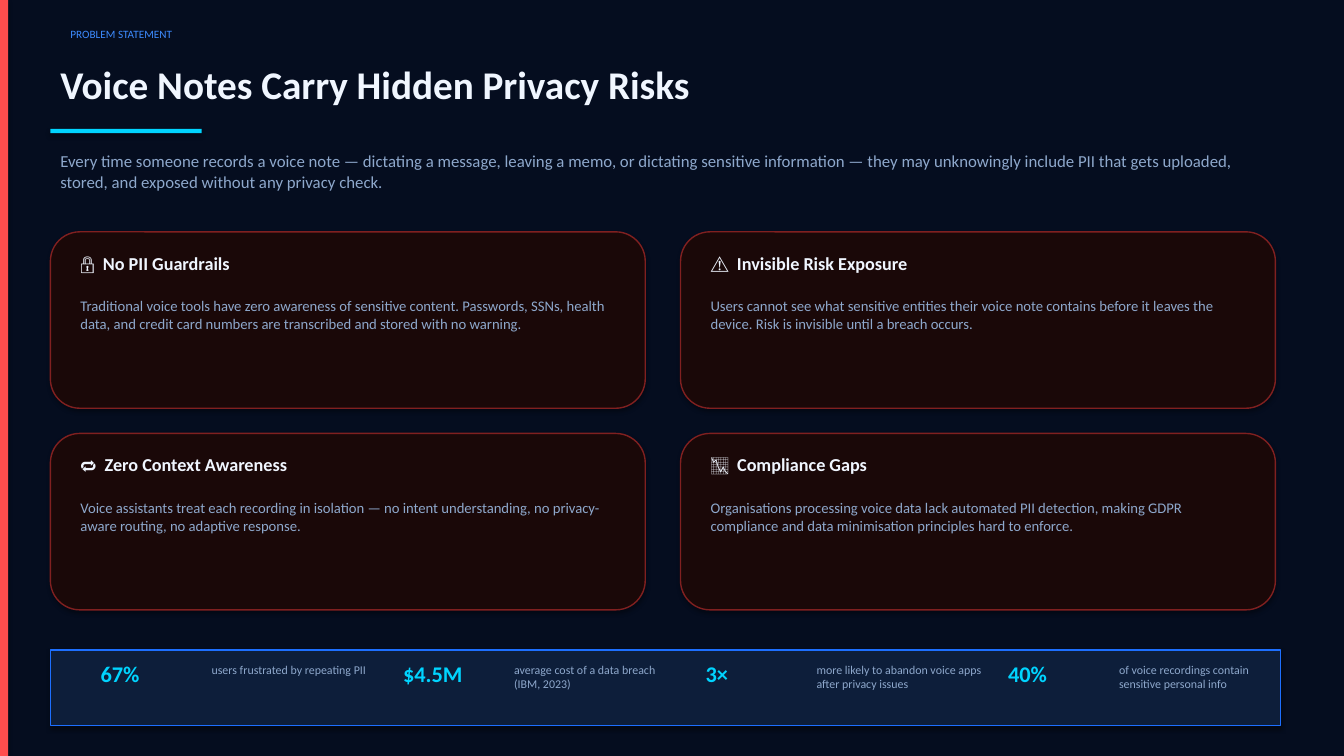
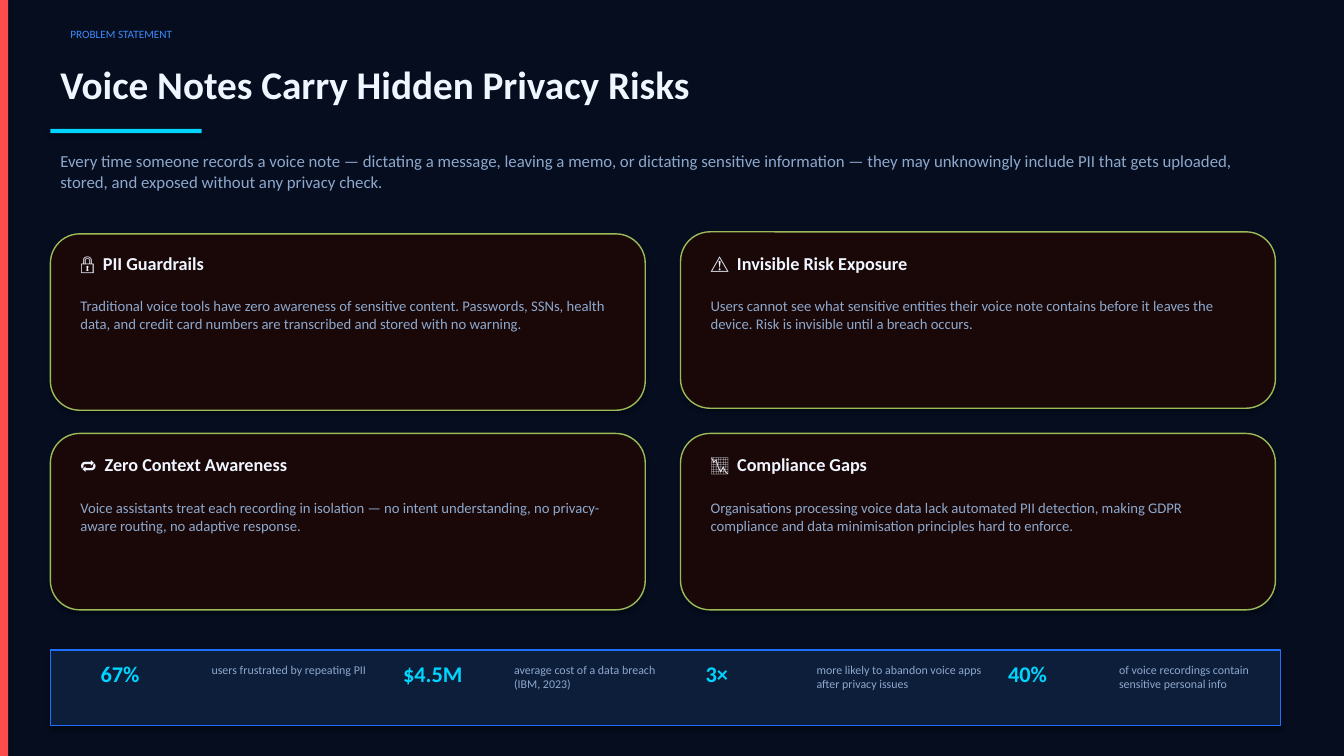
Before and after one commit to prakharindoria/Context-Aware-Voice-Assistance, a slide deck: slide 3 of docs/VOICE VAULT_AI_Architecture.pptx. Drawn at 1344x756 pixels with LibreOffice and Linux fonts; fonts in the diff are those of the drawing. Boxes give left, top, right and bottom in pixels: in the first picture for what was removed or moved away, otherwise in the second. Text is boxed around its words. In the diff, an @@ line names an element or a change of style, - is before the commit and + after.

Commit message:
Add files via upload
UPDATED PPT

```diff
--- a/docs/VOICE VAULT_AI_Architecture.pptx
+++ b/docs/VOICE VAULT_AI_Architecture.pptx
@@ outline #802020 1 pt to #9BBB59 1 pt in 4 elements at [681,232,1275,408], [50,434,645,610], [681,434,1275,610], [50,234,645,410] @@
@@ text at [103,257,203,270]: text changed @@
-🔒 No PII Guardrails
+🔒 PII Guardrails
```
